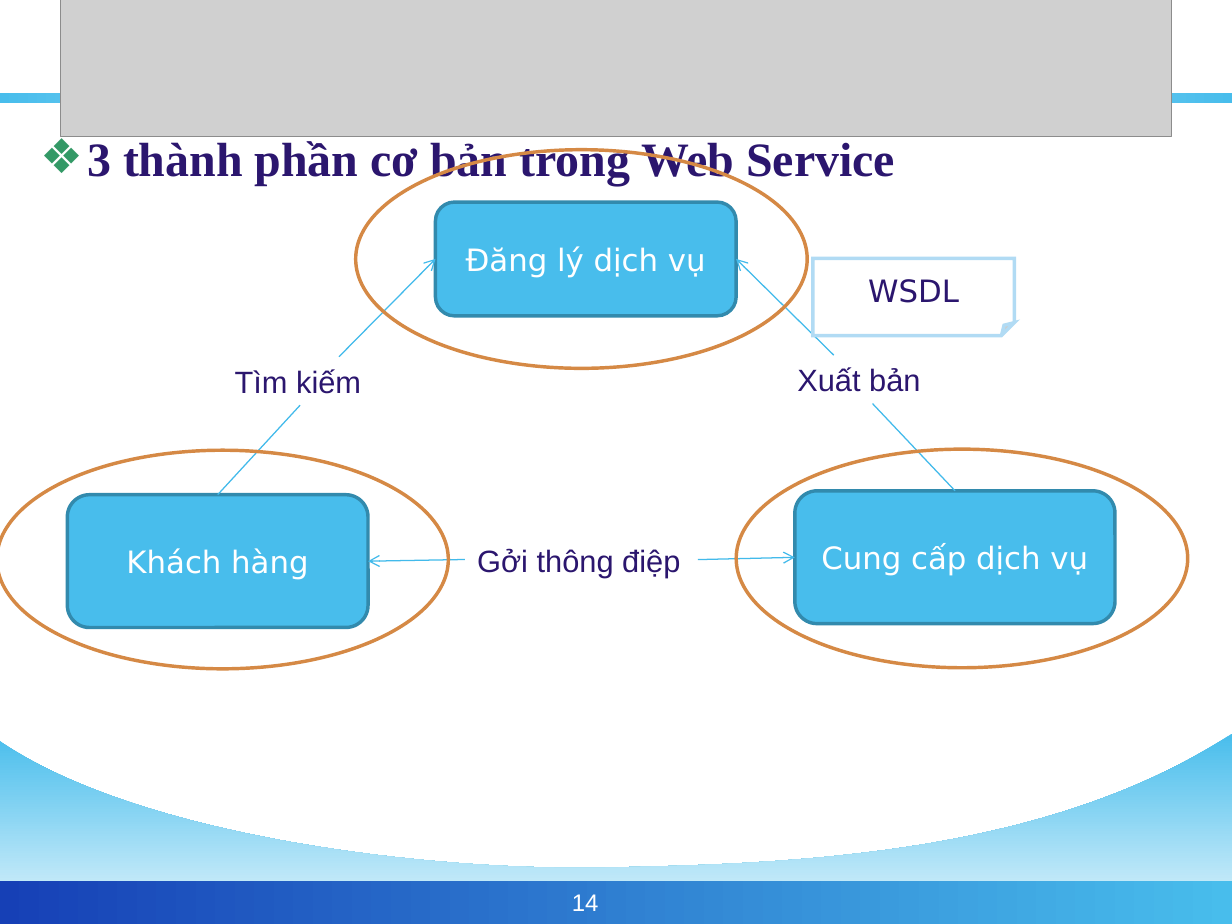
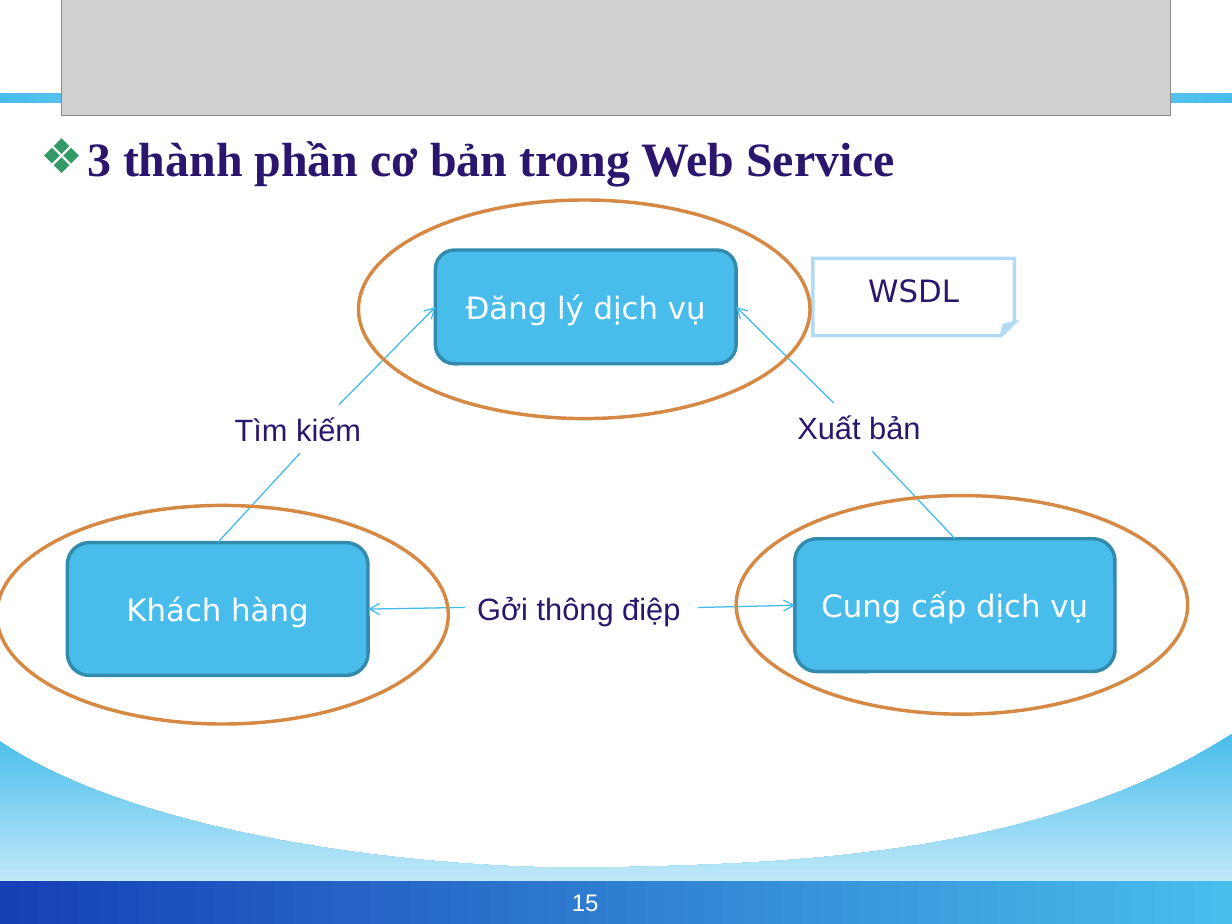
Before and after one commit to phamngsinh/cantho-webgis, a slide deck: slide 15 of Document/Bao Cao/BaoCaoLuanVan2.ppt (slide 14 before the commit). Drawn at 1232x924 pixels with LibreOffice and Linux fonts; fonts in the diff are those of the drawing; grey boxes stand for pictures; background and template pictures are left out. Boxes give left, top, right and bottom in pixels: in the first picture for what was removed or moved away, otherwise in the second. Text is boxed around its words. In the diff, an @@ line names an element or a change of style, - is before the commit and + after.

```diff
--- a/Document/Bao Cao/BaoCaoLuanVan2.ppt
+++ b/Document/Bao Cao/BaoCaoLuanVan2.ppt
@@ picture: place and size @@
-picture at <box>60,0,1170,137</box>
+picture at <box>62,0,1170,116</box>
@@ ellipse: place and size @@
-ellipse at <box>356,150,807,368</box>
+ellipse at <box>359,200,809,418</box>
@@ 1 rounded rectangle, 1 text, 1 ellipse, 1 line: place and size @@
-1 rounded rectangle, 1 text, 1 ellipse, 1 line at <box>68,369,1188,668</box>
+1 rounded rectangle, 1 text, 1 ellipse, 1 line at <box>68,417,1188,713</box>
@@ ellipse: place and size @@
-ellipse at <box>0,450,447,668</box>
+ellipse at <box>0,505,447,723</box>
@@ 4 arrows, 2 texts, 2 rounded rectangles, 1 line: place and size @@
-4 arrows, 2 texts, 2 rounded rectangles, 1 line at <box>218,202,1115,623</box>
+4 arrows, 2 texts, 2 rounded rectangles, 1 line at <box>218,250,1115,671</box>
@@ page number at <box>572,894,599,912</box>: text changed @@
-14
+15
```
Also in this commit, not shown: 26 other slides changed, 2 slides added.
